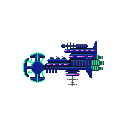
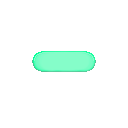
Comparing the layer stacks of the two (128, 128) images. Changes:
added group "Energy" with 1 layers above "Shield" over (x1=32, y1=50, x2=96, y2=73)
added layer "Layer 21" in group "Energy" over (x1=32, y1=50, x2=96, y2=73)
hid group "Cruizer" (2 layers) over (x1=23, y1=41, x2=104, y2=86)
removed layer "Layer 16 copy" from group "Cruizer" over (x1=23, y1=41, x2=104, y2=86)
hid group "Destroyer" (2 layers) over (x1=23, y1=41, x2=104, y2=86)
